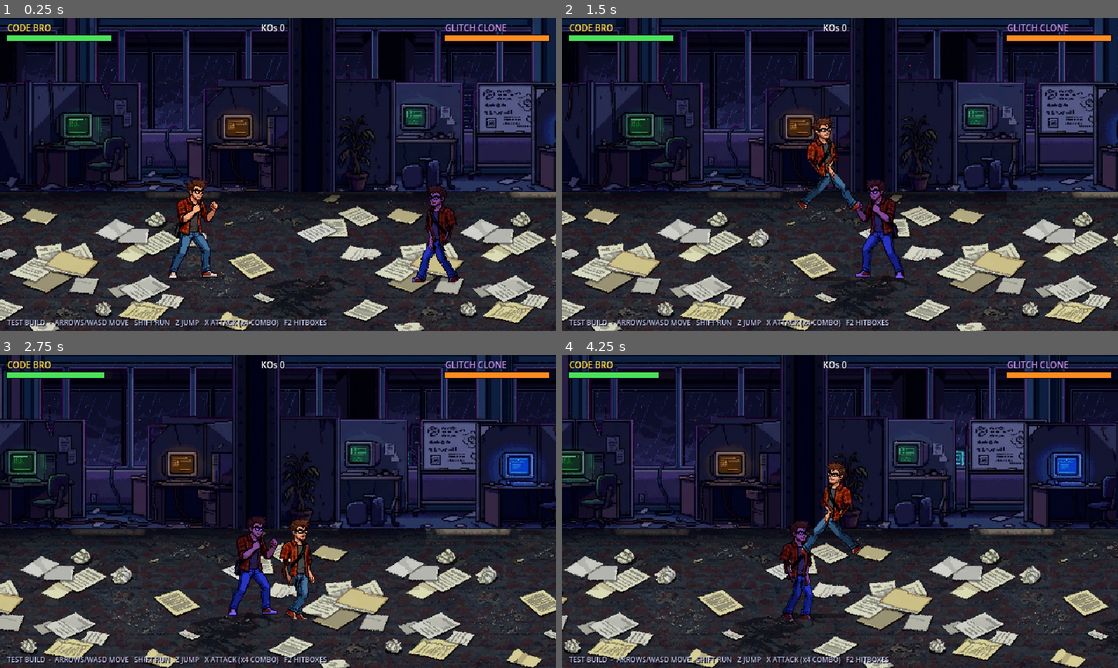
Above: before the commit, frames 1-4 (two rows, left to right).
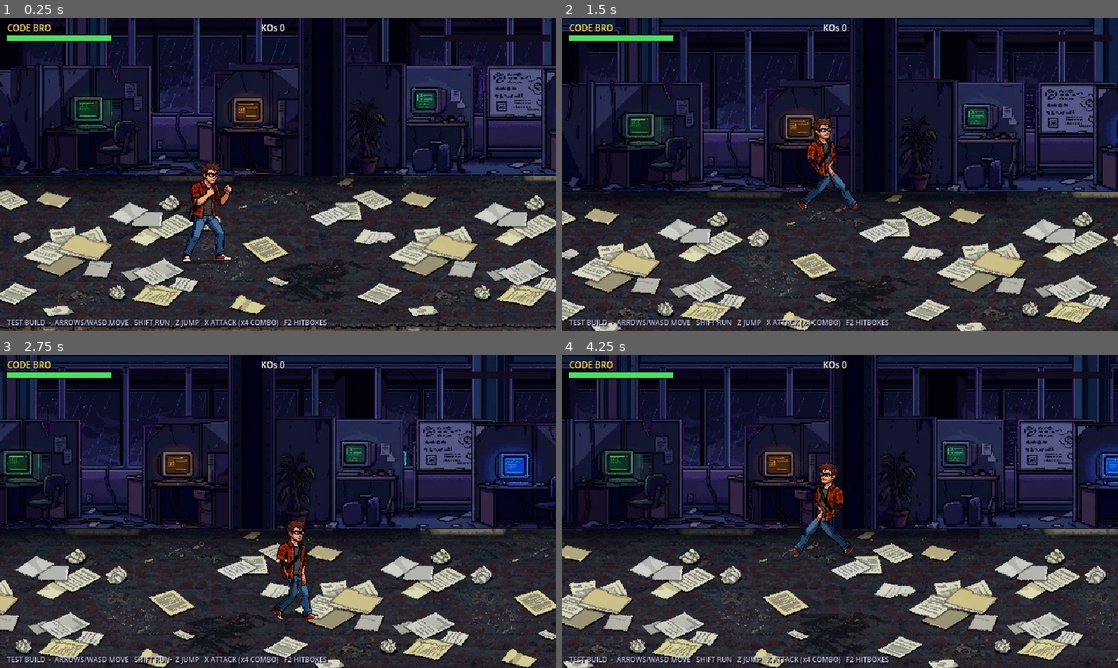
Above: after the commit, the same moments.

Repository: itamar050/HOTFIX
Game: Godot game, scene res://main.tscn
Same seed, same stepped clock (60 frames per second), same inputs: the game is played once before the commit and once after it.
Inputs:
- Up to frame 1 (0.25 s): no input
- Up to frame 2 (1.5 s): hold Right (right) 0.53-1.28 s; tap X (attack) at 0.6 s; tap Z (jump) at 0.77, 1.07 s; tap Shift (run) at 0.8, 1.35 s; hold Down (down) from 1.28 s (still down)
- Up to frame 3 (2.75 s): tap Z (jump) at 1.52, 1.55, 1.82, 2.1 s; release Down (down) at 2.03 s; hold Right (right) from 2.03 s (still down); tap X (attack) at 2.3 s
- Up to frame 4 (4.25 s): release Right (right) at 2.78 s; hold Up (up) 2.78-3.53 s; tap X (attack) at 2.85 s; tap Z (jump) at 3.02, 3.32, 3.77, 3.8, 4.07 s; tap Shift (run) at 3.05, 3.6 s; hold Left (left) from 3.53 s (still down)

The runs differ from the first frame. In frame 1, 49% of the frame differs, in the area x 0-100%, y 0-100%; in frame 2, 1.7%; in frame 3, 24%; in frame 4, 48%.

Commit message:
Godot: enemy arenas with waves of glitch clones, stage clear
Two camera-locked arenas in stage 1 (waves of 2+3 and 3+4 clones that
enter from both sides), one attacker at a time, GO! prompt when an arena
is cleared, STAGE CLEAR with the clear jingle at the end. The --demo
autopilot now fights through the whole stage.

Co-Authored-By: Claude Opus 5.5 <noreply@anthropic.com>
Claude-Session: https://claude.ai/code/session_013EMP3HZ7UCzkngodzLBxGW

Diff:
--- a/godot/scripts/fighter.gd
+++ b/godot/scripts/fighter.gd
@@ -59,6 +59,9 @@
 var atk_cd := 60
 var running := false
 var dead := false
+var respawns := true  ## false: wave enemies stay down and are removed
+var gone := false
+var hit_list: Array = []
 
 
 func setup(m, player: bool, pos: Vector2) -> void:
@@ -159,7 +162,10 @@
 	if on_ground:
 		position.y = main.GROUND_Y
 		vel.y = 0.0
-	position.x = clampf(position.x, 30.0, main.LEVEL_W - 30.0)
+	if is_player:
+		position.x = clampf(position.x, main.lock.x, main.lock.y)
+	else:
+		position.x = clampf(position.x, -200.0, main.LEVEL_W + 200.0)
 	if state == "jump" and on_ground and t > 3:
 		set_state("idle")
 	if state == "fly" and on_ground and t > 4:
@@ -240,6 +246,7 @@
 	attack = name
 	buffered = false
 	hit_done = false
+	hit_list = []
 	connected = false if name == "jab_a" else connected
 	anim = ""
 	play(name)
@@ -248,13 +255,21 @@
 
 
 func _try_hit() -> void:
-	var target = main.clone if is_player else main.player
-	if target.state in ["fly", "down", "getup"] or target.inv > 0:
+	# the player's attacks can hit every enemy in reach; an enemy's only the player
+	var targets: Array = main.enemies if is_player else [main.player]
+	for target in targets:
+		_hit_one(target)
+
+
+func _hit_one(target) -> void:
+	if target in hit_list or target.dead or target.state in ["fly", "down", "getup"] or target.inv > 0:
 		return
 	var a: Dictionary = ATTACKS[attack]
 	var box := world_box(a["box"])
 	if box.intersects(target.world_box(HURT_BOX)):
-		hit_done = true
+		hit_list.append(target)
+		if not is_player:
+			hit_done = true
 		connected = true
 		var heavy: bool = a.get("heavy", false)
 		var dmg: int = a["dmg"] if is_player else a["dmg"] + 3
@@ -268,6 +283,9 @@
 	hp -= dmg
 	if is_player:
 		main.sfx("hurt")
+	else:
+		main.last_enemy = self
+		main.last_enemy_t = 120
 	flash = 6
 	face = -dir
 	sprite.flip_h = face < 0
@@ -298,7 +316,10 @@
 		if dead and t > 50:
 			sprite.self_modulate.a = 1.0 - (t - 50) / 30.0
 			if t > 80:
-				_respawn()
+				if respawns:
+					_respawn()
+				else:
+					gone = true
 		elif not dead and t > 40:
 			set_state("getup")
 
@@ -327,13 +348,20 @@
 			_start_attack("jab_a")
 		return
 	face = 1 if dx > 0 else -1
-	if absf(dx) > 62:
-		vel.x = move_toward(vel.x, face * 2.0, 0.2)
-	elif absf(dx) < 40:
+	# crowd spacing: allies closer to the player on my side make me hang back
+	var ahead := 0
+	for e in main.enemies:
+		if e != self and not e.dead and signf(e.position.x - p.position.x) == signf(position.x - p.position.x) \
+				and absf(e.position.x - p.position.x) < absf(dx):
+			ahead += 1
+	var want := 52.0 + 50.0 * ahead
+	if absf(dx) > want + 10.0:
+		vel.x = move_toward(vel.x, face * (2.4 if ahead == 0 else 1.6), 0.2)
+	elif absf(dx) < want - 12.0:
 		vel.x = move_toward(vel.x, -face * 1.2, 0.2)
 	else:
 		vel.x = move_toward(vel.x, 0, 0.3)
-		if atk_cd <= 0 and p.state in ["idle", "jump", "attack"]:
+		if ahead == 0 and atk_cd <= 0 and p.state in ["idle", "jump", "attack"] and main.can_attack(self):
 			set_state("windup")
 			atk_cd = randi_range(70, 120)
 
--- a/godot/scripts/main.gd
+++ b/godot/scripts/main.gd
@@ -1,14 +1,25 @@
 extends Node2D
 ## HOTFIX! Godot test slice: stage 1 with the new background art, Code Bro drawn with the
-## imported sprite strips, and a glitched clone to spar with. Everything is built in code
-## so main.tscn stays a single node.
+## imported sprite strips, and arenas where waves of glitched clones attack (the camera
+## locks until they are down). Everything is built in code so main.tscn stays one node.
 
 const GROUND_Y := 300.0
 const LEVEL_W := 2400.0
 const Fighter := preload("res://scripts/fighter.gd")
 
 var player: Fighter
-var clone: Fighter
+var enemies: Array = []
+## Arenas: the camera locks one screen wide from x0 while each wave (enemy count) attacks.
+const ARENAS := [{"x0": 560.0, "waves": [2, 3]}, {"x0": 1440.0, "waves": [3, 4]}]
+var arena := -1  ## index of the locked arena, -1 = none
+var arenas_done := 0
+var wave := 0
+var wave_gap := 0
+var lock := Vector2(30.0, LEVEL_W - 30.0)  ## x range the player can move in
+var go_t := 0
+var cleared := false
+var last_enemy = null
+var last_enemy_t := 0
 var cam: Camera2D
 var fx: Node2D
 var hitstop := 0
@@ -21,6 +32,8 @@
 var hp_bar: ColorRect
 var clone_bar: ColorRect
 var ko_label: Label
+var enemy_label: Label
+var big_label: Label
 
 
 func _ready() -> void:
@@ -30,9 +43,6 @@
 	player = Fighter.new()
 	player.setup(self, true, Vector2(220, GROUND_Y))
 	add_child(player)
-	clone = Fighter.new()
-	clone.setup(self, false, Vector2(520, GROUND_Y))
-	add_child(clone)
 	fx = Node2D.new()
 	fx.z_index = 20
 	add_child(fx)
@@ -43,6 +53,7 @@
 	cam.limit_bottom = 360
 	cam.position_smoothing_enabled = true
 	cam.position_smoothing_speed = 7.0
+	cam.limit_smoothed = true
 	player.add_child(cam)
 	_build_hud()
 	_build_audio()
@@ -88,16 +99,19 @@
 
 
 func _demo(action: String, edge: bool) -> bool:
-	var t := tick
+	# a simple autopilot for automated test runs: fight what is near, otherwise walk right
+	var near = null
+	for e in enemies:
+		if not e.dead and (near == null or absf(e.position.x - player.position.x) < absf(near.position.x - player.position.x)):
+			near = e
+	var close: bool = near != null and absf(near.position.x - player.position.x) < 75.0
 	match action:
 		"right":
-			return (t > 20 and t < 75) or (t > 330 and t < 360)
-		"run":
-			return t > 20 and t < 60
+			return (not close and (near == null or near.position.x > player.position.x)) or (close and near.position.x > player.position.x and player.face < 0)
+		"left":
+			return (not close and near != null and near.position.x < player.position.x) or (close and near.position.x < player.position.x and player.face > 0)
 		"attack":
-			return edge and t > 90 and t < 300 and t % 10 == 0
-		"jump":
-			return edge and (t == 365)
+			return edge and close and tick % 9 == 0
 	return false
 
 
@@ -176,8 +190,11 @@
 	add_child(hud)
 	_label("CODE BRO", 8, 4, hud, 10, Color(1, 0.88, 0.3))
 	hp_bar = _bar(8, 20, 120, Color(0.29, 0.88, 0.35), hud)
-	_label("GLITCH CLONE", 512, 4, hud, 10, Color(0.8, 0.6, 1))
+	enemy_label = _label("", 512, 4, hud, 10, Color(0.8, 0.6, 1))
 	clone_bar = _bar(512, 20, 120, Color(1, 0.55, 0.12), hud)
+	big_label = _label("", 0, 150, hud, 24, Color(1, 0.88, 0.3))
+	big_label.size = Vector2(640, 40)
+	big_label.horizontal_alignment = HORIZONTAL_ALIGNMENT_CENTER
 	ko_label = _label("KOs 0", 300, 4, hud, 10)
 	_label("TEST BUILD  -  ARROWS/WASD MOVE   SHIFT RUN   Z JUMP   X ATTACK (x4 COMBO)   F2 HITBOXES", 8, 344, hud, 8, Color(0.75, 0.78, 0.9))
 
@@ -225,22 +242,107 @@
 		show_boxes = not show_boxes
 	if hitstop > 0:
 		hitstop -= 1
+	_update_arenas()
 	# fighters cannot walk through each other
-	if player.state != "ko" and clone.state != "ko":
-		var dx: float = clone.position.x - player.position.x
-		if absf(dx) < 34.0 and absf(clone.position.y - player.position.y) < 60.0:
-			var push := (34.0 - absf(dx)) * 0.5 * (1.0 if dx >= 0.0 else -1.0)
-			clone.position.x += push
-			player.position.x -= push
+	var bodies: Array = [player]
+	for e in enemies:
+		if not e.dead:
+			bodies.append(e)
+	for i in bodies.size():
+		for j in range(i + 1, bodies.size()):
+			var p1 = bodies[i]
+			var p2 = bodies[j]
+			var dx: float = p2.position.x - p1.position.x
+			if absf(dx) < 34.0 and absf(p2.position.y - p1.position.y) < 60.0:
+				var push := (34.0 - absf(dx)) * 0.5 * (1.0 if dx >= 0.0 else -1.0)
+				p2.position.x += push
+				p1.position.x -= push
+	for e in enemies.duplicate():
+		if e.gone:
+			enemies.erase(e)
+			e.queue_free()
 	shake = maxf(0.0, shake - 0.5)
 	cam.offset = Vector2(randf_range(-shake, shake), randf_range(-shake, shake))
 	hp_bar.size.x = 120.0 * player.hp / player.max_hp
-	clone_bar.size.x = 120.0 * clone.hp / clone.max_hp
+	if last_enemy_t > 0:
+		last_enemy_t -= 1
+	var show_enemy: bool = last_enemy_t > 0 and is_instance_valid(last_enemy)
+	enemy_label.text = "GLITCH CLONE" if show_enemy else ""
+	clone_bar.visible = show_enemy
+	if show_enemy:
+		clone_bar.size.x = 120.0 * last_enemy.hp / last_enemy.max_hp
 	ko_label.text = "KOs %d" % kos
-	if demo and tick % 10 == 0:
-		print("demo t=%d bro=%s/%s clone=%s hp=%d" % [tick, player.state, player.anim, clone.state, clone.hp])
-	if demo and tick == 420:
+	if go_t > 0:
+		go_t -= 1
+	if cleared:
+		big_label.text = "STAGE CLEAR!"
+	elif go_t > 0:
+		big_label.text = "GO! >>" if (go_t / 12) % 2 == 0 else ""
+	else:
+		big_label.text = ""
+	if demo and tick % 30 == 0:
+		print("demo t=%d x=%d hp=%d arena=%d wave=%d enemies=%d kos=%d cleared=%s" % [tick, player.position.x, player.hp, arena, wave, enemies.size(), kos, cleared])
+	if demo and (tick == 7000 or (cleared and tick % 30 == 0)):
 		get_tree().quit()
+
+
+## Only one enemy attacks at a time (the others wait their turn), Streets of Rage style.
+func can_attack(who) -> bool:
+	for e in enemies:
+		if e != who and not e.dead and e.state in ["windup", "attack"]:
+			return false
+	return true
+
+
+func _update_arenas() -> void:
+	if arena < 0:
+		if arenas_done < ARENAS.size() and player.position.x > ARENAS[arenas_done]["x0"] + 300.0:
+			arena = arenas_done
+			var x0: float = ARENAS[arena]["x0"]
+			lock = Vector2(x0 + 20.0, x0 + 620.0)
+			cam.limit_left = int(x0)
+			cam.limit_right = int(x0 + 640.0)
+			wave = 0
+			_spawn_wave()
+		elif not cleared and arenas_done == ARENAS.size() and player.position.x > LEVEL_W - 200.0:
+			cleared = true
+			music.stream = load("res://assets/audio/music_clear.ogg")
+			music.play()
+		return
+	for e in enemies:
+		if not e.dead:
+			return
+	wave_gap += 1
+	if wave_gap < 45:
+		return
+	wave_gap = 0
+	wave += 1
+	if wave < ARENAS[arena]["waves"].size():
+		_spawn_wave()
+		return
+	# arena cleared: unlock the camera and send the player on
+	arena = -1
+	arenas_done += 1
+	lock = Vector2(30.0, LEVEL_W - 30.0)
+	cam.limit_left = 0
+	cam.limit_right = int(LEVEL_W)
+	go_t = 150
+	sfx("go")
+
+
+func _spawn_wave() -> void:
+	var x0: float = ARENAS[arena]["x0"]
+	var n: int = ARENAS[arena]["waves"][wave]
+	for i in n:
+		var right := i % 2 == 0
+		var x := x0 + 640.0 + 30.0 + i * 20.0 if right else x0 - 30.0 - i * 20.0
+		var e := Fighter.new()
+		e.setup(self, false, Vector2(x, GROUND_Y))
+		e.respawns = false
+		e.atk_cd = 40 + i * 25
+		add_child(e)
+		enemies.append(e)
+	sfx("glitch")
 
 
 func hit_effect(pos: Vector2, heavy: bool) -> void:
Not shown, changed: CLAUDE.md
